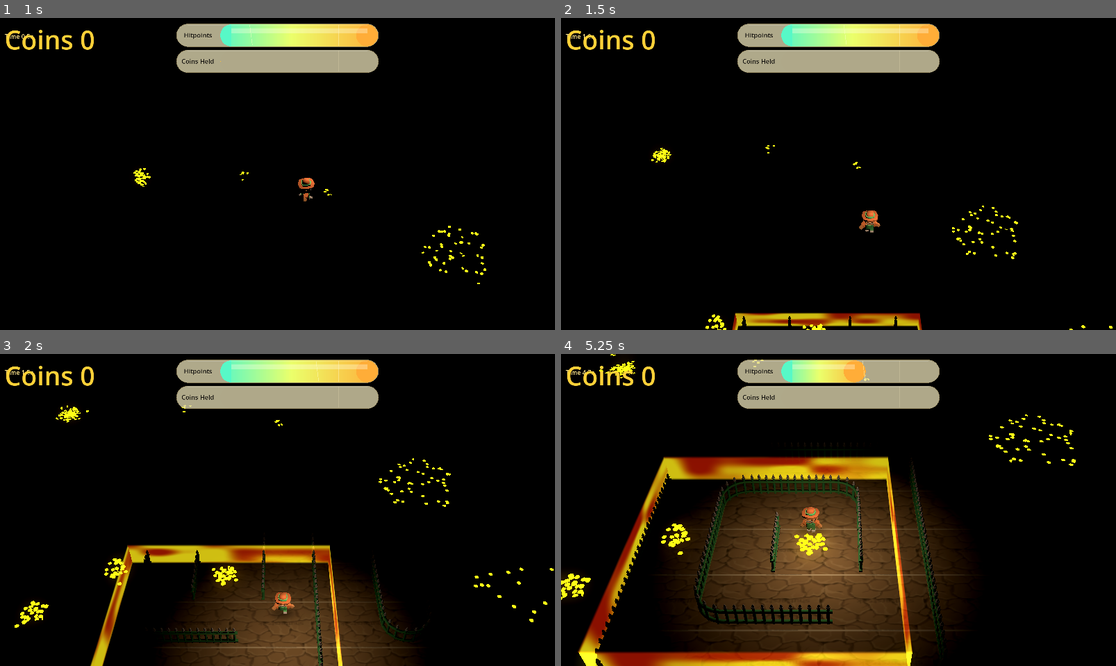
Above: before the commit, frames 1-4 (two rows, left to right).
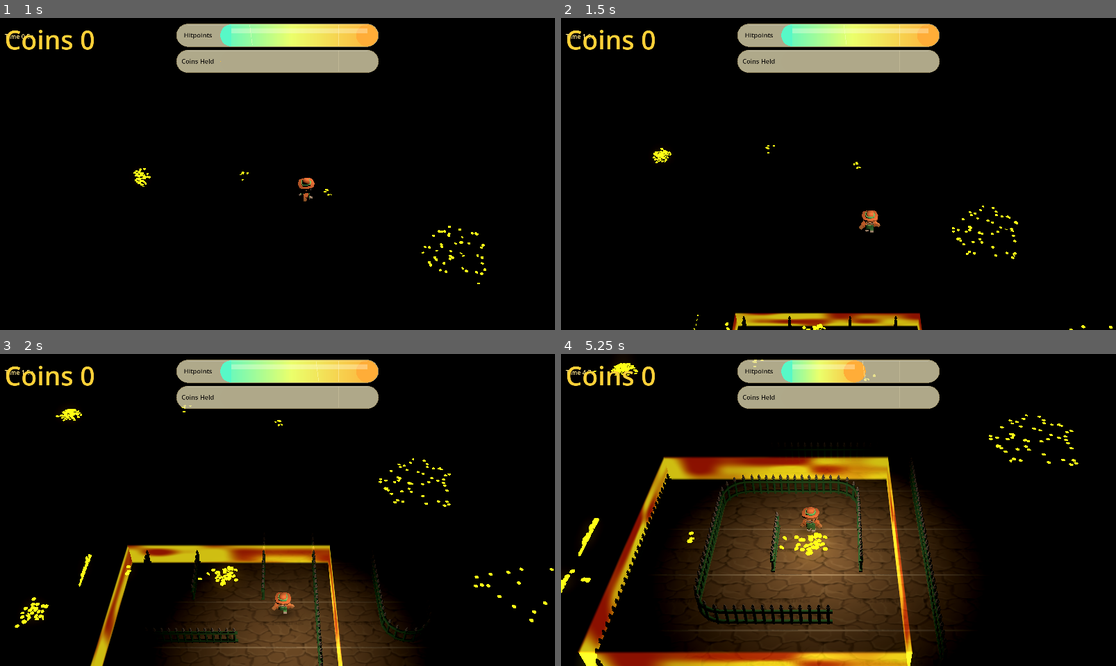
Above: after the commit, the same moments.

Repository: dugbus/grave-danger
Game: Godot game, scene res://title_screen.tscn
The game is run twice, just before and just after one commit, with the same random seed, the same clock (stepped at 60 frames per second) and the same inputs. Sound files missing from this copy of the repository are replaced by a short silence.
Inputs (mouse positions are in pixels of both pictures, inside the frame that each line leads up to):
- Up to frame 1 (1 s): tap Enter (ui_accept) at 0.5 s; move the mouse to (399, 158) at 0.52 s; hold Right (move_right) from 0.53 s (still down); hold E (drop_carried) from 0.53 s (still down); click (399, 158) at 0.67 s; tap Space (jump) at 0.77 s
- Up to frame 2 (1.5 s): move the mouse to (727, 189) at 1.27 s; release Right (move_right) at 1.28 s; release E (drop_carried) at 1.28 s; hold Down (move_down) from 1.28 s (still down); tap E (drop_carried) at 1.35 s
- Up to frame 3 (2 s): keep holding Down (move_down); tap Space (jump) at 1.52 s
- Up to frame 4 (5.25 s): move the mouse to (894, 441) at 2.02 s; release Down (move_down) at 2.03 s; hold Right (move_right) 2.03-2.78 s; hold E (drop_carried) 2.03-2.78 s; move the mouse to (810, 572) at 2.77 s; hold Up (move_up) 2.78-3.53 s; tap E (drop_carried) at 2.85, 4.35 s; click (810, 572) at 2.92 s; tap Space (jump) at 3.02, 3.77, 4.52 s; move the mouse to (1005, 556) at 3.52 s; hold E (drop_carried) 3.53-4.28 s; hold Left (move_left) 3.53-5.03 s; move the mouse to (672, 463) at 4.27 s; move the mouse to (866, 510) at 5.02 s; hold Down (move_down) from 5.03 s (still down); hold E (drop_carried) from 5.03 s (still down); click (866, 510) at 5.17 s

Frame 1 is identical in both runs. In frame 2, 0.1% of the frame differs, in the area x 16-83%, y 41-100%; in frame 3, 0.4%; in frame 4, 0.8%, in the area x 0-94%, y 0-79%.

Commit message:
can't get too far into the flames no more.

Diff:
--- a/flame_boundary.gd
+++ b/flame_boundary.gd
@@ -38,6 +38,27 @@
 @export var flame_y := 0.0:
 	set(value):
 		flame_y = value
+		_sync_boundary()
+
+@export_group("Player Blocking")
+@export var player_blocking_enabled := true:
+	set(value):
+		player_blocking_enabled = value
+		_sync_boundary()
+
+@export_range(0.0, 3.0, 0.01) var player_blocking_outset := 1.0:
+	set(value):
+		player_blocking_outset = maxf(value, 0.0)
+		_sync_boundary()
+
+@export_range(0.01, 3.0, 0.01) var player_blocking_thickness := 0.75:
+	set(value):
+		player_blocking_thickness = maxf(value, 0.01)
+		_sync_boundary()
+
+@export_range(0.05, 10.0, 0.05) var player_blocking_height := 1.6:
+	set(value):
+		player_blocking_height = maxf(value, 0.05)
 		_sync_boundary()
 
 @export_group("Flame Damage")
@@ -61,11 +82,15 @@
 var strip_areas: Array[Area3D] = []
 var strip_collisions: Array[CollisionShape3D] = []
 var strip_meshes: Array[MeshInstance3D] = []
+var blocker_bodies: Array[StaticBody3D] = []
+var blocker_collisions: Array[CollisionShape3D] = []
 var preview_meshes: Array[MeshInstance3D] = []
+var blocker_preview_meshes: Array[MeshInstance3D] = []
 var flame_touching_bodies: Array[Node3D] = []
 
 var flame_material: ShaderMaterial
 var preview_material: StandardMaterial3D
+var blocker_preview_material: StandardMaterial3D
 var elapsed_time := 0.0
 var time_label: Label
 var near_flame_audio_player: AudioStreamPlayer
@@ -102,6 +127,7 @@
 	elapsed_time += delta
 	_sync_boundary()
 	_apply_flame_heat(delta)
+	_update_player_blockers_enabled()
 	_update_near_flame_audio(delta)
 	_update_time_label()
 
@@ -295,13 +321,25 @@
 	return material
 
 
+func _create_blocker_preview_material() -> StandardMaterial3D:
+	var material := StandardMaterial3D.new()
+	material.transparency = BaseMaterial3D.TRANSPARENCY_ALPHA
+	material.albedo_color = Color(0.15, 0.6, 1.0, 0.28)
+	material.emission_enabled = true
+	material.emission = Color(0.05, 0.35, 0.9)
+	material.emission_energy_multiplier = 0.35
+	material.shading_mode = BaseMaterial3D.SHADING_MODE_UNSHADED
+	return material
+
+
 func _ensure_editor_preview() -> void:
 	if not Engine.is_editor_hint() or not is_inside_tree():
 		return
 
 	preview_material = _create_preview_material()
+	blocker_preview_material = _create_blocker_preview_material()
 	var preview_container := _get_or_create_editor_preview_container()
-	if preview_meshes.is_empty():
+	if preview_meshes.is_empty() and blocker_preview_meshes.is_empty():
 		for child in preview_container.get_children(true):
 			preview_container.remove_child(child)
 			child.queue_free()
@@ -322,6 +360,16 @@
 	center_mesh.radius = 0.18
 	center_mesh.height = 0.36
 	preview_meshes[4].mesh = center_mesh
+
+	while blocker_preview_meshes.size() < 4:
+		var blocker_mesh := MeshInstance3D.new()
+		blocker_mesh.name = "PlayerBlockerPreview%d" % blocker_preview_meshes.size()
+		blocker_mesh.mesh = BoxMesh.new()
+		blocker_mesh.material_override = blocker_preview_material
+		preview_container.add_child(blocker_mesh, false, Node.INTERNAL_MODE_BACK)
+		_lock_editor_preview_node(blocker_mesh)
+		blocker_mesh.owner = null
+		blocker_preview_meshes.append(blocker_mesh)
 
 
 func _get_or_create_editor_preview_container() -> Node3D:
@@ -368,6 +416,24 @@
 		area.add_child(mesh_instance)
 		strip_meshes.append(mesh_instance)
 
+	_create_player_blockers(center)
+
+
+func _create_player_blockers(center: Node3D) -> void:
+	for i in 4:
+		var body := StaticBody3D.new()
+		body.name = "PlayerBlocker%d" % i
+		body.collision_layer = 1
+		body.collision_mask = 0
+		center.add_child(body)
+		blocker_bodies.append(body)
+
+		var collision := CollisionShape3D.new()
+		collision.name = "PlayerBlockerCollision%d" % i
+		collision.shape = BoxShape3D.new()
+		body.add_child(collision)
+		blocker_collisions.append(collision)
+
 
 func _sync_boundary() -> void:
 	if not is_inside_tree():
@@ -382,6 +448,9 @@
 	if strip_collisions.size() == 4 and strip_meshes.size() == 4:
 		_update_runtime_rect()
 
+	if blocker_collisions.size() == 4:
+		_update_runtime_blockers()
+
 
 func _update_preview_rect() -> void:
 	if preview_meshes.size() < 5:
@@ -391,9 +460,19 @@
 	_apply_rect_to_meshes(preview_meshes, no_collisions)
 	preview_meshes[4].position = Vector3(0.0, flame_y + 0.18, 0.0)
 
+	if blocker_preview_meshes.size() == 4:
+		var no_blocker_collisions: Array[CollisionShape3D] = []
+		_apply_player_blockers_to_meshes(blocker_preview_meshes, no_blocker_collisions)
+
 
 func _update_runtime_rect() -> void:
 	_apply_rect_to_meshes(strip_meshes, strip_collisions)
+
+
+func _update_runtime_blockers() -> void:
+	var no_meshes: Array[MeshInstance3D] = []
+	_apply_player_blockers_to_meshes(no_meshes, blocker_collisions)
+	_update_player_blockers_enabled()
 
 
 func _apply_rect_to_meshes(meshes: Array[MeshInstance3D], collisions: Array[CollisionShape3D]) -> void:
@@ -423,6 +502,56 @@
 		area.position = spec["position"]
 		mesh_instance.position = Vector3.ZERO
 		(collision.shape as BoxShape3D).size = spec["collision_size"]
+
+
+func _apply_player_blockers_to_meshes(meshes: Array[MeshInstance3D], collisions: Array[CollisionShape3D]) -> void:
+	var half_x := bounds_size.x * 0.5
+	var half_z := bounds_size.y * 0.5
+	var blocker_inner_gap := flame_thickness * 0.5 + player_blocking_outset
+	var blocker_center_offset := blocker_inner_gap + player_blocking_thickness * 0.5
+	var overlap_extension := (flame_thickness + player_blocking_outset + player_blocking_thickness) * 2.0
+	var center := Vector3(0.0, flame_y + player_blocking_height * 0.5, 0.0)
+
+	var blocker_specs: Array[Dictionary] = [
+		{"position": center + Vector3(0.0, 0.0, -half_z - blocker_center_offset), "size": Vector3(bounds_size.x + overlap_extension, player_blocking_height, player_blocking_thickness)},
+		{"position": center + Vector3(0.0, 0.0, half_z + blocker_center_offset), "size": Vector3(bounds_size.x + overlap_extension, player_blocking_height, player_blocking_thickness)},
+		{"position": center + Vector3(-half_x - blocker_center_offset, 0.0, 0.0), "size": Vector3(player_blocking_thickness, player_blocking_height, bounds_size.y + overlap_extension)},
+		{"position": center + Vector3(half_x + blocker_center_offset, 0.0, 0.0), "size": Vector3(player_blocking_thickness, player_blocking_height, bounds_size.y + overlap_extension)},
+	]
+
+	for i in 4:
+		var spec: Dictionary = blocker_specs[i]
+		if not meshes.is_empty():
+			var mesh_instance := meshes[i]
+			mesh_instance.visible = player_blocking_enabled
+			mesh_instance.position = spec["position"]
+			(mesh_instance.mesh as BoxMesh).size = spec["size"]
+
+		if collisions.is_empty():
+			continue
+
+		var collision := collisions[i]
+		var body := collision.get_parent() as StaticBody3D
+		body.position = spec["position"]
+		(collision.shape as BoxShape3D).size = spec["size"]
+
+
+func _update_player_blockers_enabled() -> void:
+	var disabled := not player_blocking_enabled or _has_dead_flame_vulnerable_body()
+	for collision in blocker_collisions:
+		if is_instance_valid(collision):
+			collision.disabled = disabled
+
+
+func _has_dead_flame_vulnerable_body() -> bool:
+	for body in get_tree().get_nodes_in_group("flame_vulnerable"):
+		if not is_instance_valid(body):
+			continue
+
+		if body.has_method("is_dead") and bool(body.call("is_dead")):
+			return true
+
+	return false
 
 
 func _create_near_flame_audio() -> void:
--- a/player.gd
+++ b/player.gd
@@ -56,6 +56,10 @@
 	return gold_inventory.get_carried_gold_coins()
 
 
+func is_dead() -> bool:
+	return death_controller != null and death_controller.is_dead
+
+
 func die_from_flames() -> void:
 	# FlameBoundary calls this on any body that exposes the method.
 	death_controller.die_from_flames()
